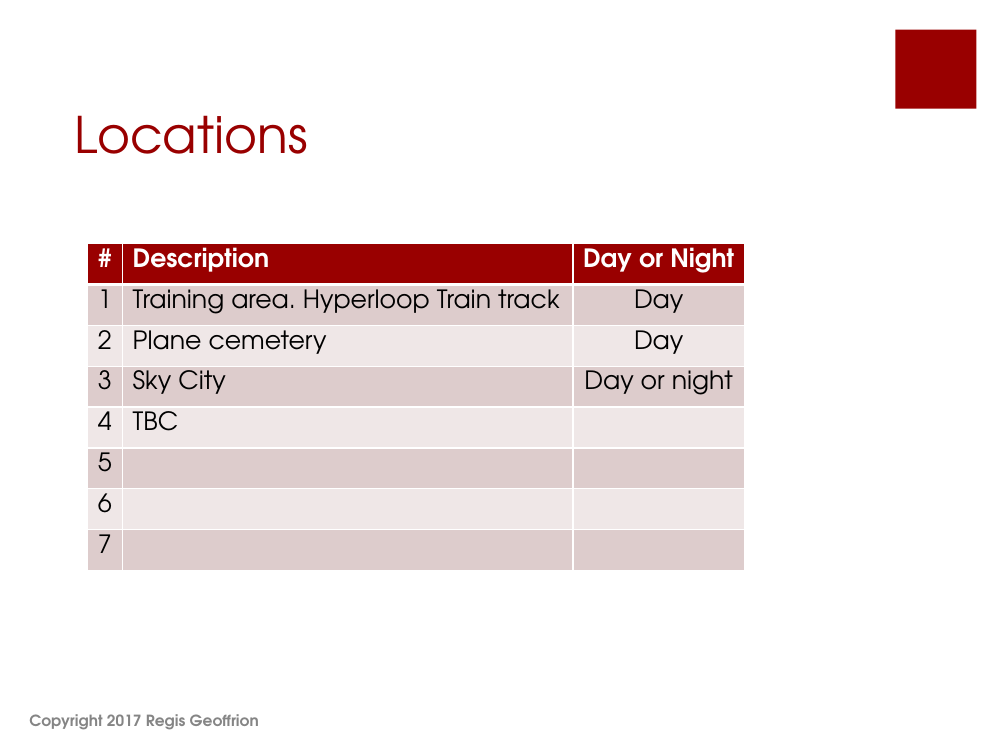
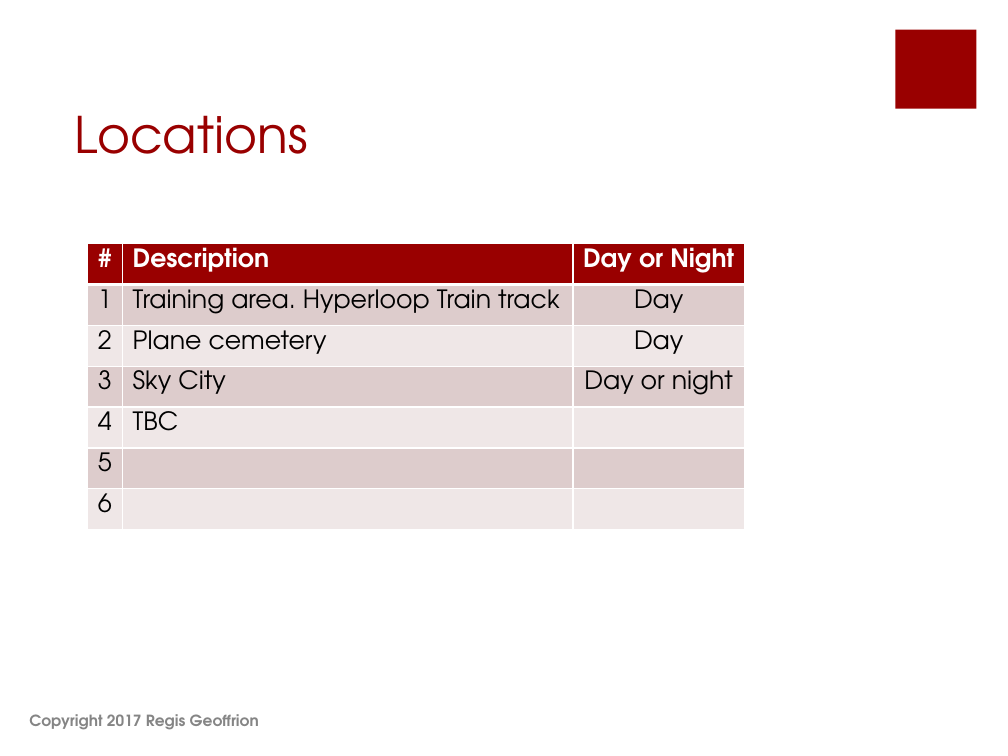
Before and after one commit to shahbazGamedev/Hero-s-Run, a slide deck: slide 5 of Documents/Earth Alone.pptx. Drawn at 1008x756 pixels with LibreOffice and Linux fonts; fonts in the diff are those of the drawing. Boxes give left, top, right and bottom in pixels: in the first picture for what was removed or moved away, otherwise in the second. Text is boxed around its words. In the diff, an @@ line names an element or a change of style, - is before the commit and + after.

```diff
--- a/Documents/Earth Alone.pptx
+++ b/Documents/Earth Alone.pptx
@@ table at (88,244,745,530) @@
-row 8: 7 |  | 
```
Also in this commit, not shown: 13 other slides changed, 1 slide added.
